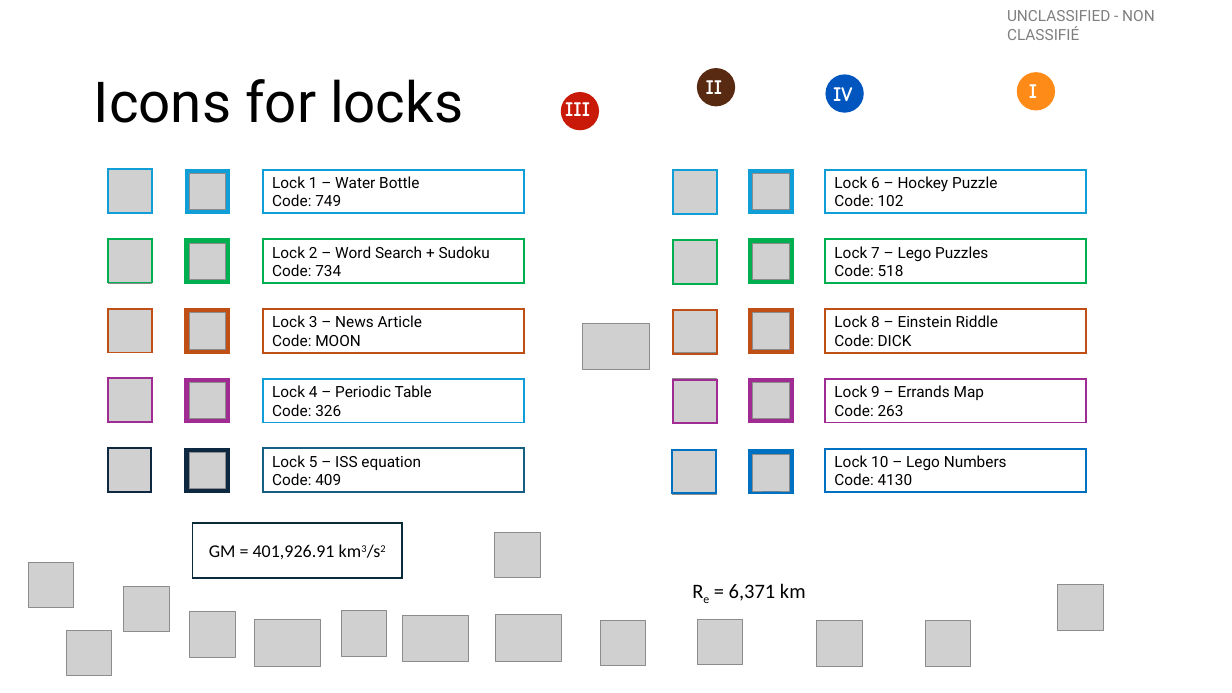
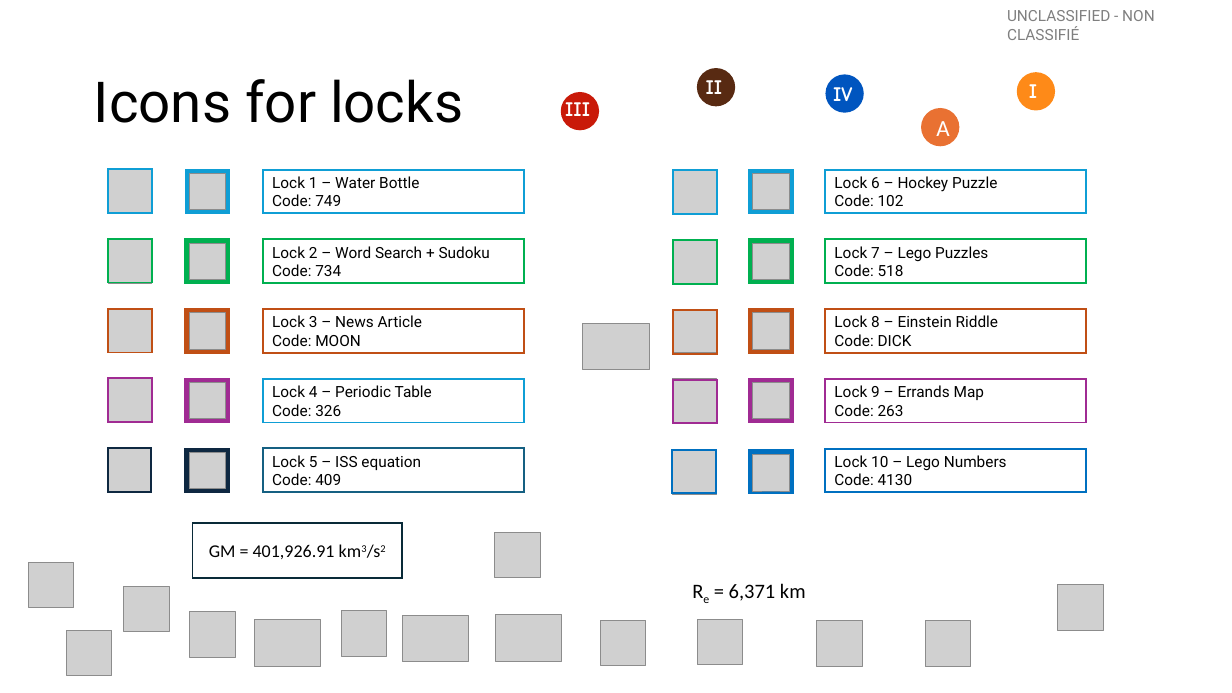
Before and after one commit to OttawaVisuals/EscapeBackpack, a slide deck: slide 7 of Hiking_Trip/Helper_Graphs.pptx. Drawn at 1232x693 pixels with LibreOffice and Linux fonts; fonts in the diff are those of the drawing; grey boxes stand for pictures. Boxes give left, top, right and bottom in pixels: in the first picture for what was removed or moved away, otherwise in the second. Text is boxed around its words. In the diff, an @@ line names an element or a change of style, - is before the commit and + after.

```diff
--- a/Hiking_Trip/Helper_Graphs.pptx
+++ b/Hiking_Trip/Helper_Graphs.pptx
@@ ellipse added at bbox=[922, 109, 958, 145], fill #E97132, outline #E97132 1.5 pt, 18 pt, text #FFFFFF @@
+A
```
Also in this commit, not shown: 1 other file.
